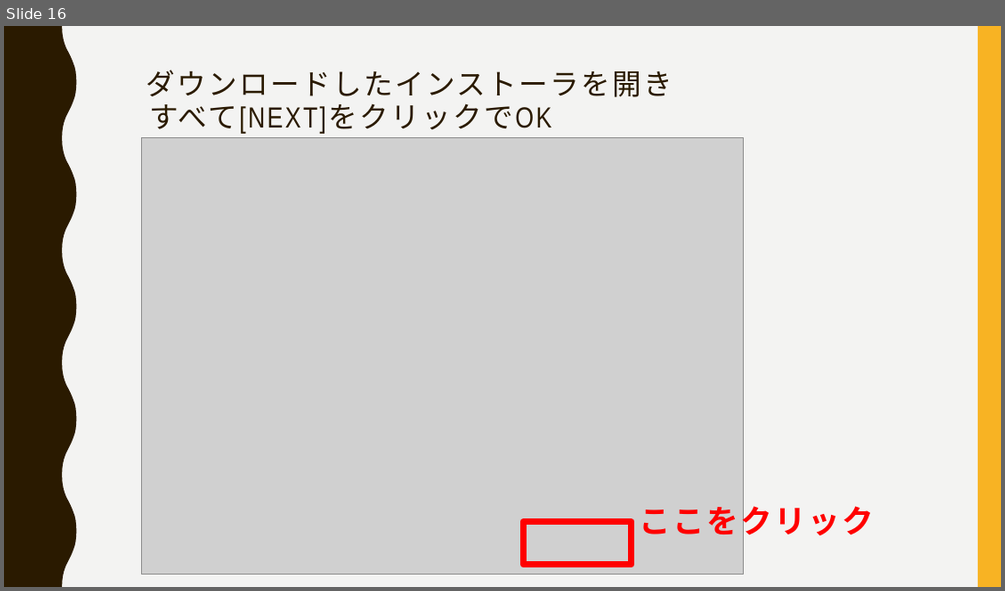
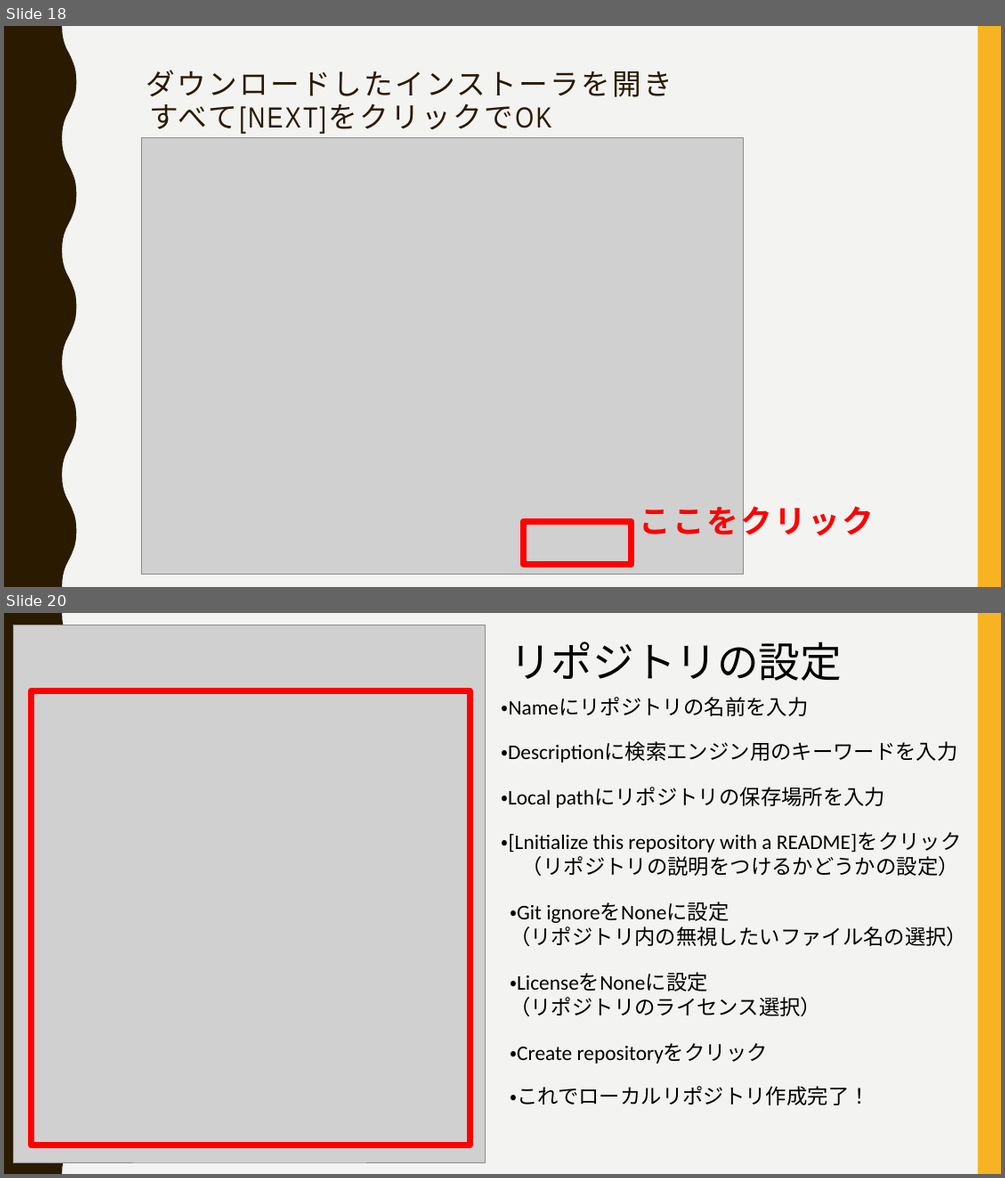
Before and after one commit to FIY24554/git_test, a slide deck: gitについて_加藤.pptx. Shown one above the other, each under a label of ours: slide 16 before the commit, slides 18 and 20 after it; the slides between them are not shown. The pictures are 1005x591 and 1005x1178 pixels, drawn with LibreOffice and Linux fonts; fonts in the diff are those of the drawing; grey boxes stand for pictures. Boxes give left, top, right and bottom in pixels: in the first picture for what was removed or moved away, otherwise in the second. Text is boxed around its words. In the diff, an @@ line names an element or a change of style, - is before the commit and + after.

```diff
--- a/gitについて_加藤.pptx
+++ b/gitについて_加藤.pptx
@@ slide 20 added at (4,613,1001,1174), background #F3F3F2; not listed: 2 template elements that a slide beside it also shows @@
@@ picture added at (14,625,485,1163) @@
@@ text added at (510,641,841,681), 40 pt, text #000000 @@
+リポジトリの設定
@@ rectangle added at (31,690,469,1145), outline #FF0000 6 pt @@
@@ text added at (502,697,809,716), 20 pt, text #000000 @@
+・Nameにリポジトリの名前を入力
@@ text added at (501,741,958,763), 20 pt, text #000000 @@
+・Descriptionに検索エンジン用のキーワードを入力
@@ text added at (501,787,886,808), 20 pt, text #000000 @@
+・Local pathにリポジトリの保存場所を入力
@@ text added at (502,832,962,876), 20 pt, text #000000 @@
+・[Lnitialize this repository with a README]をクリック
+（リポジトリの説明をつけるかどうかの設定）
@@ text added at (510,902,967,946), 20 pt, text #000000 @@
+・Git ignoreをNoneに設定
+（リポジトリ内の無視したいファイル名の選択）
@@ text added at (510,972,821,1016), 20 pt, text #000000 @@
+・LicenseをNoneに設定
+（リポジトリのライセンス選択）
@@ text added at (510,1043,768,1063), 20 pt, text #000000 @@
+・Create repositoryをクリック
@@ text added at (510,1086,870,1105), 20 pt, text #000000 @@
+・これでローカルリポジトリ作成完了！
@@ what was slide 16 is now slide 18 @@
```
Also in this commit, not shown: 1 slide changed, 14 other slides added.
